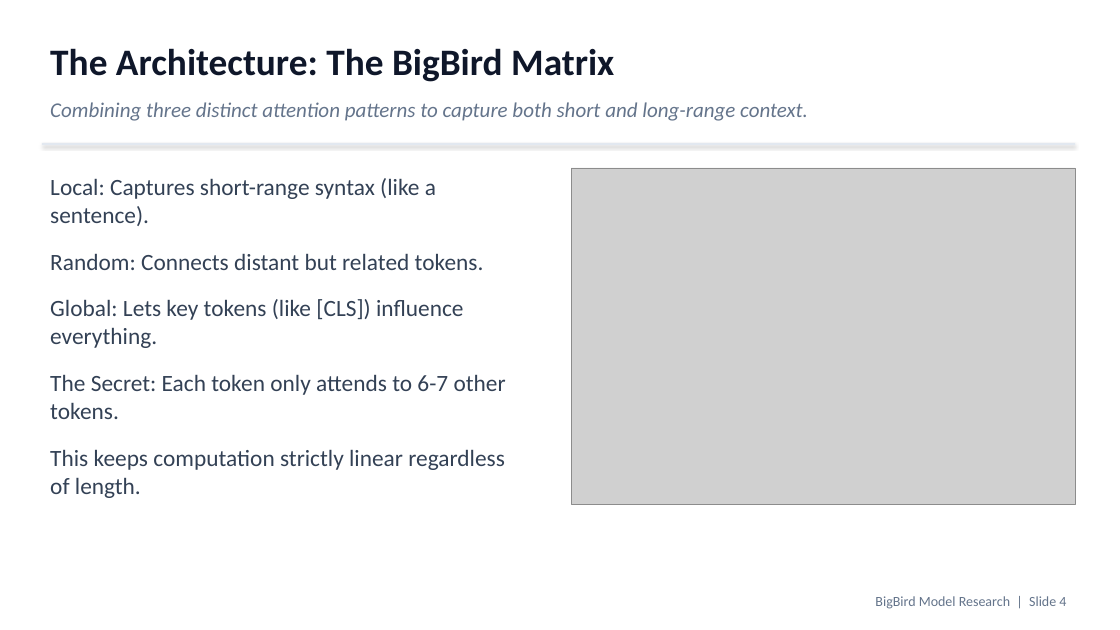
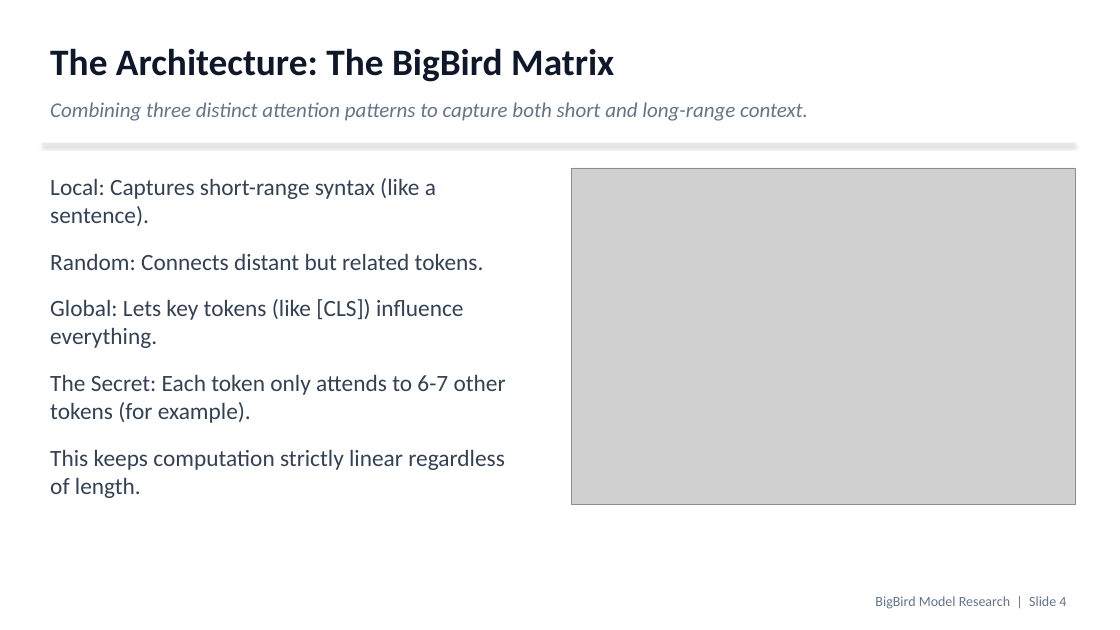
Before and after one commit to Cellula-NLP/Cellula_3week_RAG, a slide deck: slide 4 of task_0/BigBird_Research.pptx. Drawn at 1120x630 pixels with LibreOffice and Linux fonts; fonts in the diff are those of the drawing; grey boxes stand for pictures. Boxes give left, top, right and bottom in pixels: in the first picture for what was removed or moved away, otherwise in the second. Text is boxed around its words. In the diff, an @@ line names an element or a change of style, - is before the commit and + after.

```diff
--- a/task_0/BigBird_Research.pptx
+++ b/task_0/BigBird_Research.pptx
@@ text at bbox=[50, 374, 506, 423]: text changed @@
-The Secret: Each token only attends to 6-7 other tokens.
+The Secret: Each token only attends to 6-7 other tokens (for example).
```
Also in this commit, not shown: 2 other slides changed, 2 other files.
